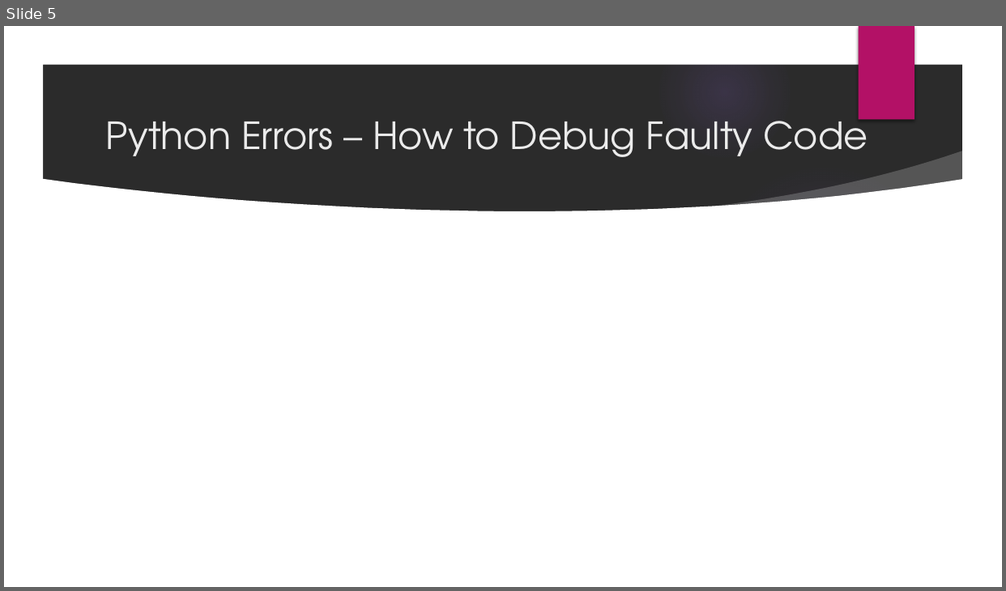
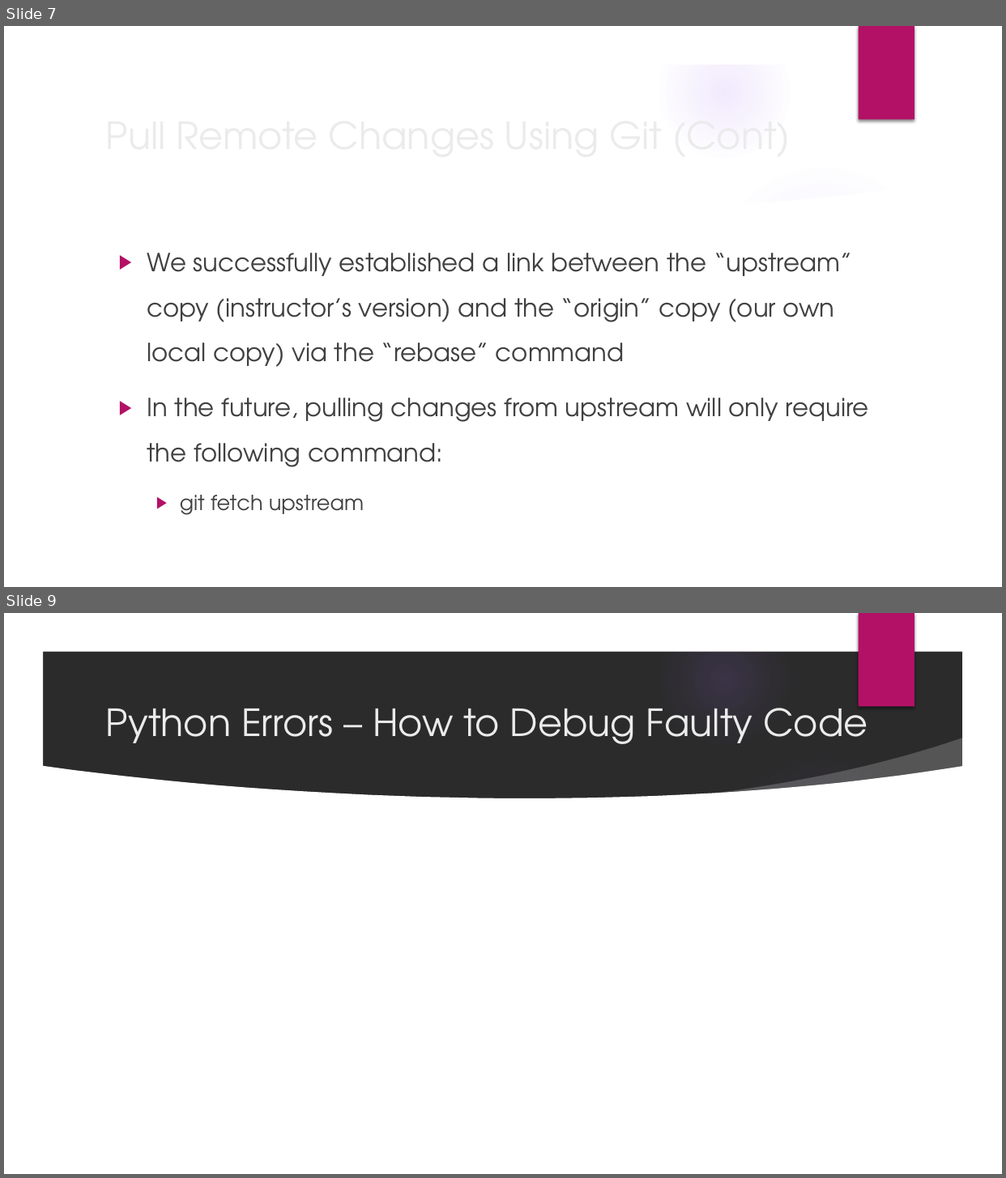
Before and after one commit to jmartineau1993/Intro-to-Python, a slide deck: PPTs/Week2.pptx. Shown one above the other, each under a label of ours: slide 5 before the commit, slides 7 and 9 after it; the slides between them are not shown. The pictures are 1006x591 and 1006x1178 pixels, drawn with LibreOffice and Linux fonts; fonts in the diff are those of the drawing; background and template pictures are left out; a plain dark background stands for a picture behind light text. Boxes give left, top, right and bottom in pixels: in the first picture for what was removed or moved away, otherwise in the second. Text is boxed around its words. In the diff, an @@ line names an element or a change of style, - is before the commit and + after.

```diff
--- a/PPTs/Week2.pptx
+++ b/PPTs/Week2.pptx
@@ slide 7 added at (4, 26, 1002, 587), background picture (left out); not listed: 9 template elements that a slide beside it also shows @@
@@ title added at (98, 105, 816, 163), 36 pt, text #EBEBEB @@
+Pull Remote Changes Using Git (Cont)
@@ text added at (147, 253, 869, 515), 24 pt, text #404040 @@
+▶ We successfully established a link between the “upstream” copy (instructor’s version) and the “origin” copy (our own local copy) via the “rebase” command
+▶ In the future, pulling changes from upstream will only require the following command:
+  ▶ git fetch upstream
@@ what was slide 5 is now slide 9 @@
```
Also in this commit, not shown: 4 slides changed, 5 other slides added, 3 other files.
